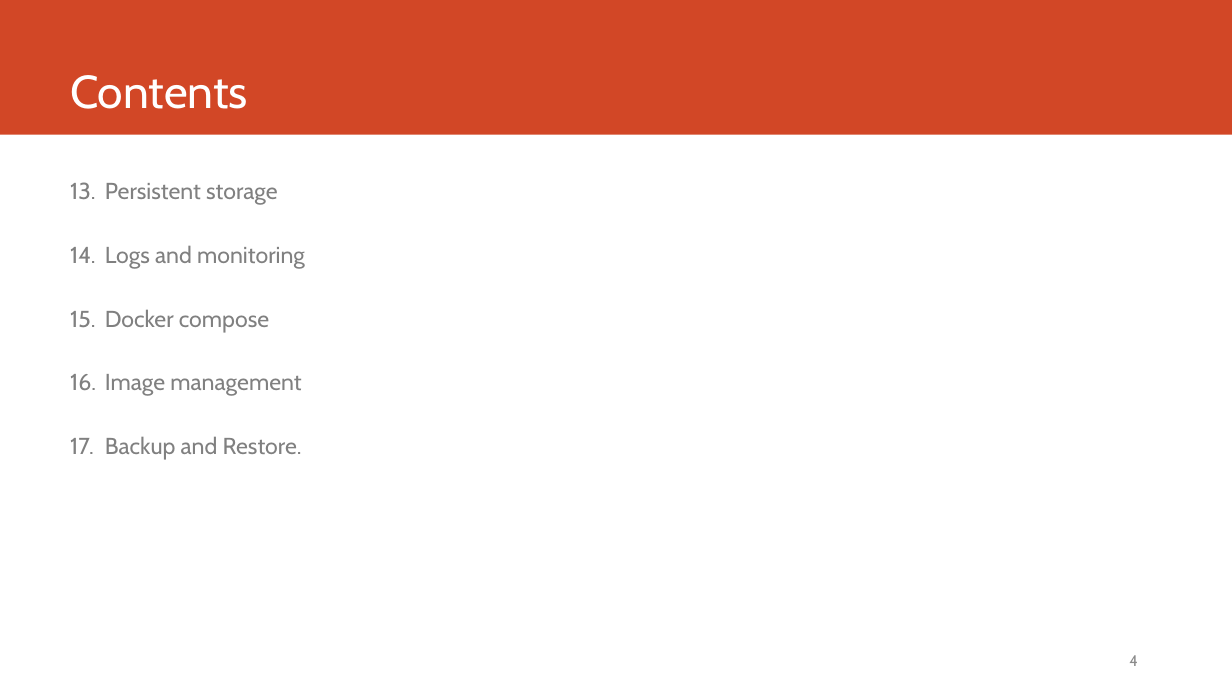
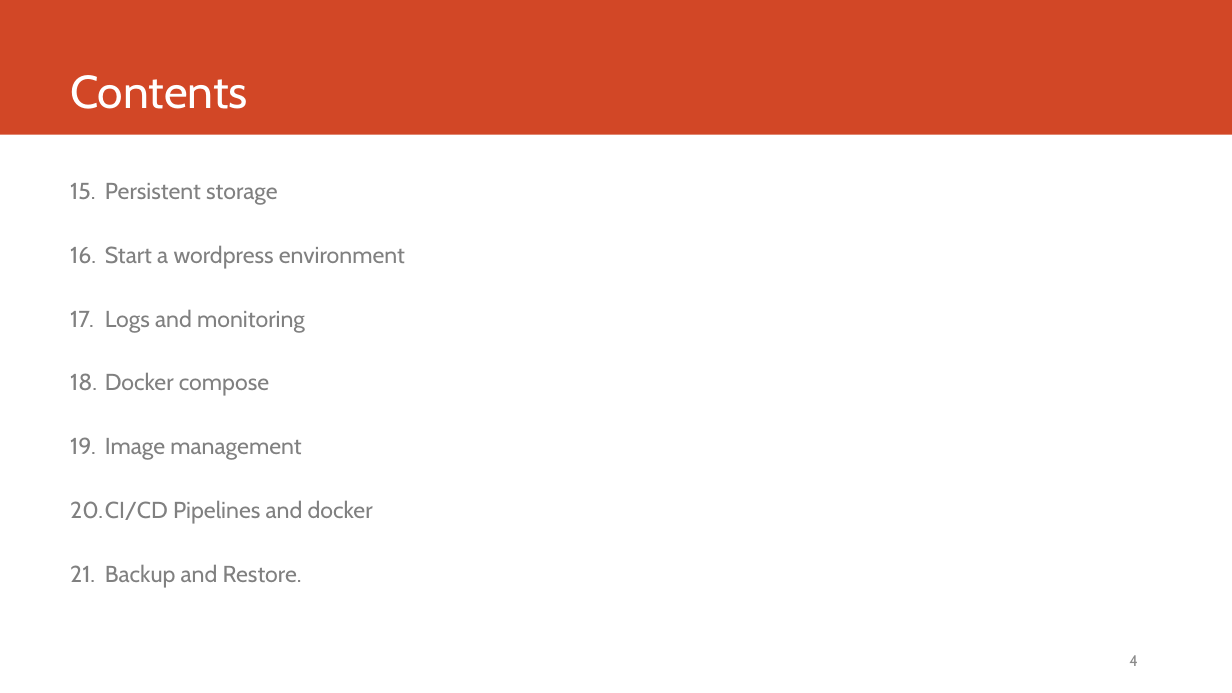
Before and after one commit to compilereg/docker, a slide deck: slide 4 of Docker.pptx. Drawn at 1232x693 pixels with LibreOffice and Linux fonts; fonts in the diff are those of the drawing. Boxes give left, top, right and bottom in pixels: in the first picture for what was removed or moved away, otherwise in the second. Text is boxed around its words. In the diff, an @@ line names an element or a change of style, - is before the commit and + after.

```diff
--- a/Docker.pptx
+++ b/Docker.pptx
@@ text at bbox=[105, 245, 405, 269]: paragraph added @@
+16. Start a wordpress environment
@@ text at bbox=[70, 500, 373, 524]: paragraph added @@
+20. CI/CD Pipelines and docker
```
Also in this commit, not shown: 21 other slides changed, 12 slides added, 1 slide removed.
